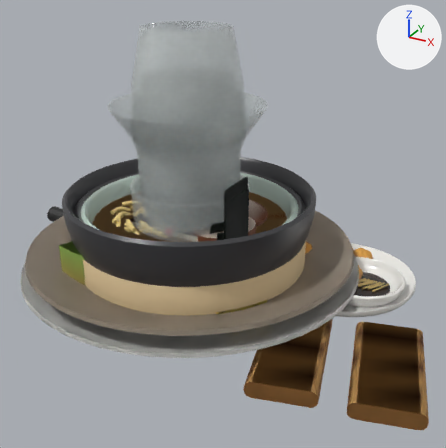
The Blender file artwork/coastal-home/table-setting.blend as it was, and as the next commit left it.
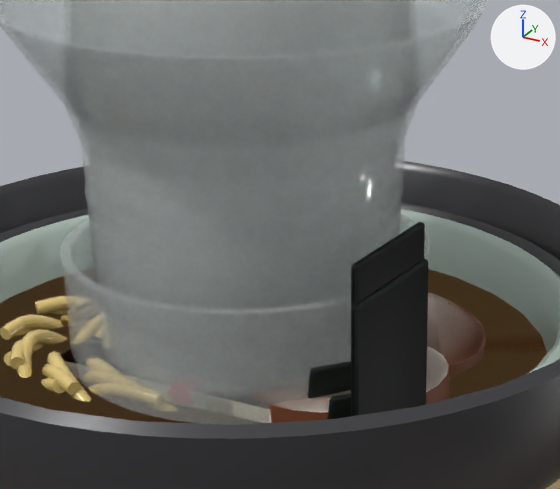
The first picture shows the older version from a 50 mm lens placed at (0.242, -0.386, 0.252), pointed at (0.019, 0.019, 0.05). The close-ups show the older and then the newer version on the part from 25% to 65% of the width and 23% to 59% of the height of that picture. Only the edits that show in the close-ups are written down. The axes (+X, +Y, +Z) are drawn at upper right. The lights are the same throughout.

The scene before the commit, as lines of its bpy script (objects in view):
```python
me_coupe_lod0__table_glass = bpy.data.meshes.new('coupe.lod0__table glass')
me_coupe_lod0__table_glass.from_pydata(...)  # 577 vertices, 577 faces; spans x -0.059..0.059, y -0.059..0.059, z 0.0..0.15
me_coupe_lod0__table_glass.polygons.foreach_set('use_smooth', [True] * 577)
me_coupe_lod0__table_glass.materials.append(mat_table_glass)  # white #ecf3f2
me_poke_bowl_lod1__table_dark_glaze = bpy.data.meshes.new('poke-bowl.lod1__table dark glaze')
me_poke_bowl_lod1__table_dark_glaze.from_pydata(...)  # 632 vertices, 660 faces; spans x -0.09..0.09, y -0.09..0.09, z 0.0..0.072
me_poke_bowl_lod1__table_dark_glaze.polygons.foreach_set('use_smooth', [True] * 660)
me_poke_bowl_lod1__table_dark_glaze.materials.append(mat_table_dark_glaze)  # dark grey #3c3c3f
me_ramen_lod0__food_glaze = bpy.data.meshes.new('ramen.lod0__food glaze')
me_ramen_lod0__food_glaze.from_pydata(...)  # 5302 vertices, 5268 faces; spans x -0.084..0.084, y -0.084..0.084, z 0.028..0.066
me_ramen_lod0__food_glaze.polygons.foreach_set('use_smooth', [True] * 5268)
me_ramen_lod0__food_glaze.materials.append(mat_food_glaze)
ob_coupe_lod0__table_glass = bpy.data.objects.new('coupe.lod0__table glass', me_coupe_lod0__table_glass)
ob_coupe_lod0__table_glass.parent = ob_coupe_lod0
ob_coupe_lod0__table_glass.location = (0.0, 0.0, 0.0)
ob_poke_bowl_lod1__table_dark_glaze = bpy.data.objects.new('poke-bowl.lod1__table dark glaze', me_poke_bowl_lod1__table_dark_glaze)
ob_poke_bowl_lod1__table_dark_glaze.parent = ob_poke_bowl_lod1
ob_poke_bowl_lod1__table_dark_glaze.location = (0.0, 0.0, 0.0)
ob_ramen_lod0__food_glaze = bpy.data.objects.new('ramen.lod0__food glaze', me_ramen_lod0__food_glaze)
ob_ramen_lod0__food_glaze.parent = ob_ramen_lod0
ob_ramen_lod0__food_glaze.location = (0.0, 0.0, 0.0)
# also in view: 'tumbler.lod0__table glass' at (0.0, 0.0, 0.052); 'ramen.lod0__food' at (0.005, -0.006, 0.078); 'rocks.lod0__table glass' at (0.0, 0.0, 0.043); 'ramen.lod1__food' at (0.005, -0.006, 0.078); 'poke-bowl.lod0__food' at (0.0, 0.0, 0.043)
```
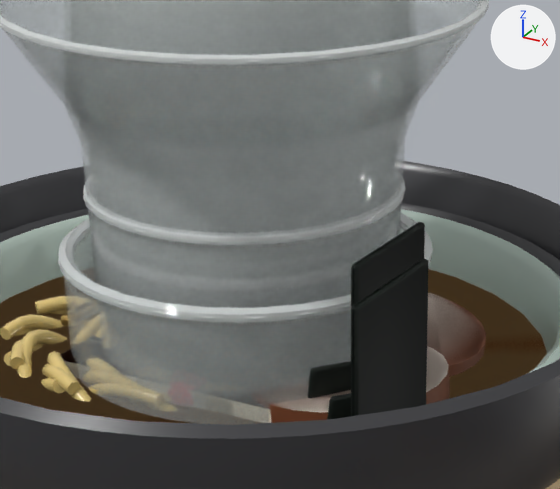
Patch to the scene script:
```diff
--- a/artwork/coastal-home/table-setting.blend.py
+++ b/artwork/coastal-home/table-setting.blend.py
@@ ob_coupe_lod1__table_glass_rim @@
+ob_coupe_lod1__table_glass_rim = bpy.data.objects.new('coupe.lod1__table glass rim', me_coupe_lod1__table_glass_rim)  # a torus around z (ring radius 0.058, tube radius 0.001) spanning x -0.059..0.059, y -0.059..0.059, z 0.148..0.151; a torus around z (ring radius 0.035, tube radius 0.001) spanning x -0.036..0.036, y -0.036..0.036, z 0.0..0.003; in mat_table_glass_rim (white #f3f8f7)
+ob_coupe_lod1__table_glass_rim.parent = ob_coupe_lod1
+ob_coupe_lod1__table_glass_rim.location = (0.0, 0.0, 0.0)
@@ ob_rocks_lod1__table_glass_rim @@
+ob_rocks_lod1__table_glass_rim = bpy.data.objects.new('rocks.lod1__table glass rim', me_rocks_lod1__table_glass_rim)  # 104 vertices, 104 faces; spans x -0.0472..0.0471, y -0.0468..0.0468, z 0.084..0.0879; in mat_table_glass_rim (white #f3f8f7)
+ob_rocks_lod1__table_glass_rim.parent = ob_rocks_lod1
+ob_rocks_lod1__table_glass_rim.location = (0.0, 0.0, 0.0)
@@ ob_tumbler_lod1__table_glass_rim @@
+ob_tumbler_lod1__table_glass_rim = bpy.data.objects.new('tumbler.lod1__table glass rim', me_tumbler_lod1__table_glass_rim)  # 104 vertices, 104 faces; spans x -0.04..0.04, y -0.0398..0.0398, z 0.1005..0.1038; in mat_table_glass_rim (white #f3f8f7)
+ob_tumbler_lod1__table_glass_rim.parent = ob_tumbler_lod1
+ob_tumbler_lod1__table_glass_rim.location = (0.0, 0.0, 0.0)
@@ ob_coupe_lod0__table_glass_rim @@
+ob_coupe_lod0__table_glass_rim = bpy.data.objects.new('coupe.lod0__table glass rim', me_coupe_lod0__table_glass_rim)  # 576 vertices, 576 faces; spans x -0.059..0.059, y -0.059..0.059, z 0.0..0.151; in mat_table_glass_rim (white #f3f8f7)
+ob_coupe_lod0__table_glass_rim.parent = ob_coupe_lod0
+ob_coupe_lod0__table_glass_rim.location = (0.0, 0.0, 0.0)
@@ ob_rocks_lod0__table_glass_rim @@
+ob_rocks_lod0__table_glass_rim = bpy.data.objects.new('rocks.lod0__table glass rim', me_rocks_lod0__table_glass_rim)  # 288 vertices, 288 faces; spans x -0.0469..0.0469, y -0.0469..0.0469, z 0.084..0.0879; in mat_table_glass_rim (white #f3f8f7)
+ob_rocks_lod0__table_glass_rim.parent = ob_rocks_lod0
+ob_rocks_lod0__table_glass_rim.location = (0.0, 0.0, 0.0)
@@ ob_tumbler_lod0__table_glass_rim @@
+ob_tumbler_lod0__table_glass_rim = bpy.data.objects.new('tumbler.lod0__table glass rim', me_tumbler_lod0__table_glass_rim)  # 288 vertices, 288 faces; spans x -0.0398..0.0398, y -0.0398..0.0398, z 0.1005..0.1038; in mat_table_glass_rim (white #f3f8f7)
+ob_tumbler_lod0__table_glass_rim.parent = ob_tumbler_lod0
+ob_tumbler_lod0__table_glass_rim.location = (0.0, 0.0, 0.0)
```

Changed parts and their boxes [x1, y1, x2, y2] in the close-ups (560 x 489 px):
'coupe.lod0__table glass rim', added: after [0, 0, 489, 66]
'rocks.lod0__table glass rim', added: after [58, 213, 432, 323]
'tumbler.lod0__table glass rim', added: after [83, 180, 405, 246]
'rocks.lod1__table glass rim', added: after [58, 214, 433, 320]
'coupe.lod1__table glass rim', added: after [0, 0, 485, 66]
'tumbler.lod1__table glass rim', added (mostly hidden): after [83, 188, 406, 243]
